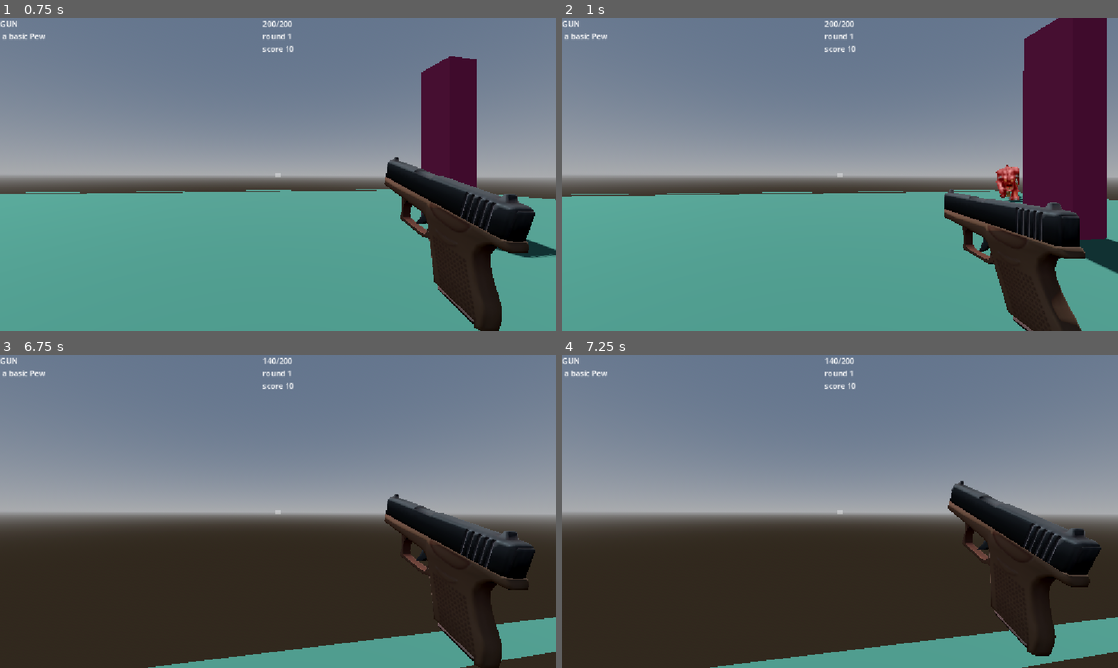
Above: before the commit, frames 1-4 (two rows, left to right).
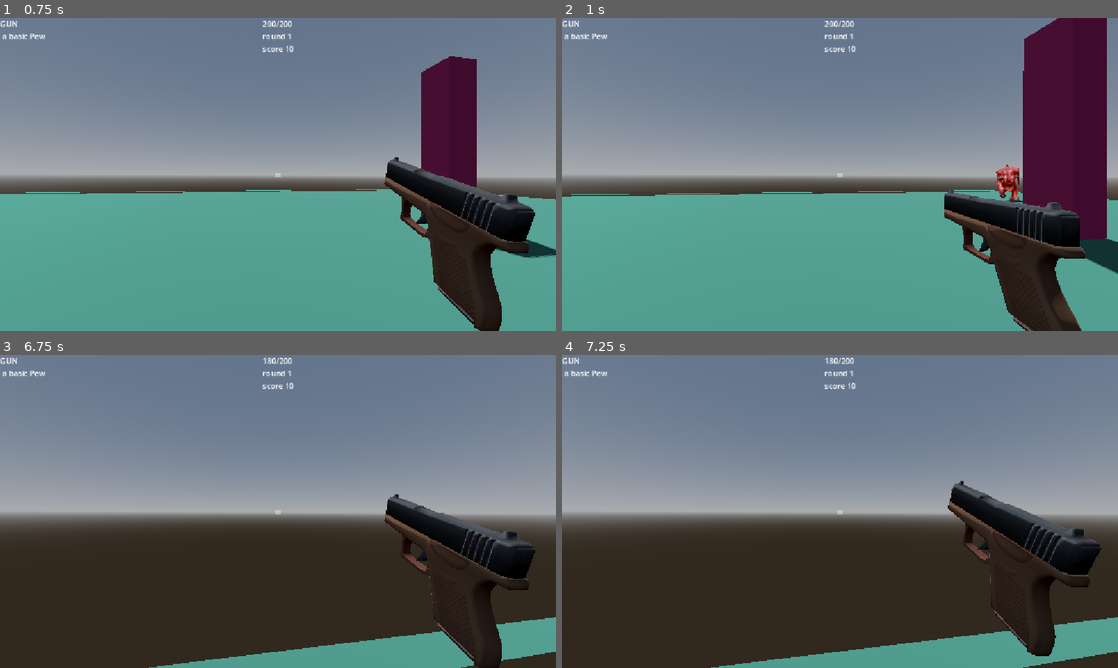
Above: after the commit, the same moments.

Repository: QusaiGDT/Doom-rougelike
Game: Godot game, scene res://Scenes/test.tscn
Same seed, same stepped clock (60 frames per second), same inputs: the game is played once before the commit and once after it.
Inputs (mouse positions are in pixels of both pictures, inside the frame that each line leads up to):
- Up to frame 1 (0.75 s): tap Enter (ui_accept) at 0.5 s; move the mouse to (305, 174) at 0.52 s; press the mouse at (305, 174) at 0.53 s; hold W (up) from 0.53 s (still down)
- Up to frame 2 (1 s): keep holding W (up); tap Enter (ui_accept) at 0.77 s
- Up to frame 3 (6.75 s): move the mouse to (250, 511) at 1.27 s; release the mouse at (250, 511) at 1.28 s; tap E (interact) at 1.35, 3.6, 5.85 s; tap Enter (ui_accept) at 1.52, 3.02, 3.5, 3.77, 4.52, 5, 6.02 s; click (250, 511) at 1.55 s; move the mouse to (289, 505) at 2.02 s; press the mouse at (289, 505) at 2.03 s; move the mouse to (272, 517) at 2.77 s; release the mouse at (272, 517) at 2.78 s; click (272, 517) at 2.85 s; move the mouse to (316, 514) at 3.52 s; press the mouse at (316, 514) at 3.53 s; move the mouse to (233, 508) at 4.27 s; release the mouse at (233, 508) at 4.28 s; click (233, 508) at 4.35 s; move the mouse to (283, 511) at 5.02 s; press the mouse at (283, 511) at 5.03 s; move the mouse to (255, 505) at 5.77 s; release W (up) at 5.78 s; release the mouse at (255, 505) at 5.78 s; hold D (right) 5.78-6.53 s; click (255, 505) at 6.05 s; move the mouse to (305, 511) at 6.52 s; press the mouse at (305, 511) at 6.53 s; hold W (up) from 6.53 s (still down)
- Up to frame 4 (7.25 s): keep holding W (up); tap Enter (ui_accept) at 6.77 s

Frame 1 is identical in both runs. In frame 2, less than 0.1% of the frame differs, in the area x 79-83%, y 47-59%; in frame 3, less than 0.1%; in frame 4, less than 0.1%.

Commit message:
added axe and some more assets

Diff:
--- a/doom-rougelike/AutoLoad.gd
+++ b/doom-rougelike/AutoLoad.gd
@@ -3,14 +3,15 @@
 const IMP = preload("uid://cokrj0yjmgi7g")
 const PINKY = preload("res://Characters/pinky/Pinky.tscn")
 const LARGE_PINKY = preload("uid://brf2ymcp64p76")
-var enemies := {IMP : 1, PINKY : 3,LARGE_PINKY : 8}
+var enemies := {IMP : 3, PINKY : 8,LARGE_PINKY : 14}
 
 
 const GUN = preload("uid://b2bivfao7due4")
 const UZI = preload("res://Weapons/Uzi/Uzi.tscn")
 const SHOTGUN = preload("uid://dvg1ejake8eeb")
+const AXE = preload("uid://c63onh6v6jdcl")
 var guns := {UZI : 2,GUN : 1,
-SHOTGUN : 3,}
+SHOTGUN : 3,AXE:3,}
 
 const BASIC_DAMAGE = preload("res://effects/basic damage.tscn")
 const BASIC_FIRE_RATE = preload("res://effects/basic FireRate.tscn")
--- /dev/null
+++ b/doom-rougelike/Weapons/Axe/Axe.tscn
@@ -0,0 +1,79 @@
+[gd_scene format=3 uid="uid://c63onh6v6jdcl"]
+
+[ext_resource type="PackedScene" uid="uid://bypwlblx7uho5" path="res://assets/Weapons/axe_A.gltf" id="1_5370k"]
+[ext_resource type="Script" uid="uid://din2qugu4er85" path="res://Weapons/Axe/axe.gd" id="1_y8ten"]
+
+[sub_resource type="Animation" id="Animation_emf3m"]
+length = 0.001
+tracks/0/type = "value"
+tracks/0/imported = false
+tracks/0/enabled = true
+tracks/0/path = NodePath("axe_A2:position")
+tracks/0/interp = 1
+tracks/0/loop_wrap = true
+tracks/0/keys = {
+"times": PackedFloat32Array(0),
+"transitions": PackedFloat32Array(1),
+"update": 0,
+"values": [Vector3(0.405, -0.605, -0.69)]
+}
+tracks/1/type = "value"
+tracks/1/imported = false
+tracks/1/enabled = true
+tracks/1/path = NodePath("axe_A2:rotation")
+tracks/1/interp = 1
+tracks/1/loop_wrap = true
+tracks/1/keys = {
+"times": PackedFloat32Array(0),
+"transitions": PackedFloat32Array(1),
+"update": 0,
+"values": [Vector3(0, -1.2391838, 0)]
+}
+
+[sub_resource type="Animation" id="Animation_y8ten"]
+resource_name = "Shoot"
+length = 0.5
+tracks/0/type = "value"
+tracks/0/imported = false
+tracks/0/enabled = true
+tracks/0/path = NodePath("axe_A2:position")
+tracks/0/interp = 1
+tracks/0/loop_wrap = true
+tracks/0/keys = {
+"times": PackedFloat32Array(0, 0.2, 0.36666667, 0.5),
+"transitions": PackedFloat32Array(1, 3.1383367, 1.0717717, 1),
+"update": 0,
+"values": [Vector3(0.405, -0.605, -0.69), Vector3(0.405, -0.605, -0.69), Vector3(-1.195, -0.605, -0.69), Vector3(0.405, -0.605, -0.69)]
+}
+tracks/1/type = "value"
+tracks/1/imported = false
+tracks/1/enabled = true
+tracks/1/path = NodePath("axe_A2:rotation")
+tracks/1/interp = 1
+tracks/1/loop_wrap = true
+tracks/1/keys = {
+"times": PackedFloat32Array(0, 0.2, 0.36666667, 0.5),
+"transitions": PackedFloat32Array(1, 3.1383367, 1.0717717, 1),
+"update": 0,
+"values": [Vector3(0, -1.2391838, 0), Vector3(-0.80285144, -0.4886922, 0), Vector3(-0.80285144, 1.6057029, 0), Vector3(0, -1.2391838, 0)]
+}
+
+[sub_resource type="AnimationLibrary" id="AnimationLibrary_emf3m"]
+_data = {
+&"RESET": SubResource("Animation_emf3m"),
+&"Shoot": SubResource("Animation_y8ten")
+}
+
+[node name="Axe" type="Node3D" unique_id=665872422]
+script = ExtResource("1_y8ten")
+description = "Applies Bleed damage"
+
+[node name="axe_A2" parent="." unique_id=1385847251 instance=ExtResource("1_5370k")]
+transform = Transform3D(0.25719884, 0, -0.7469597, 0, 0.79, 0, 0.7469597, 0, 0.25719884, 0.405, -0.605, -0.69)
+
+[node name="AnimationPlayer" type="AnimationPlayer" parent="." unique_id=176489962]
+libraries/ = SubResource("AnimationLibrary_emf3m")
+
+[node name="RayCast3D" type="RayCast3D" parent="." unique_id=886799505]
+target_position = Vector3(0, 0, -5)
+collision_mask = 7
--- /dev/null
+++ b/doom-rougelike/Weapons/Axe/axe.gd
@@ -0,0 +1,32 @@
+extends WeaponBase
+
+const BLEED = preload("uid://demoifar2uko8")
+
+@onready var ray_cast_3d: RayCast3D = $RayCast3D
+
+var _base_bleed_mod: DOTEffect
+
+func _ready() -> void:
+	_base_bleed_mod = BLEED.instantiate() as DOTEffect
+	_base_bleed_mod.damage_per_tick = 20
+	if _base_bleed_mod:
+		add_child(_base_bleed_mod)
+
+func _shoot() -> void:
+	if ray_cast_3d.is_colliding():
+		var target = ray_cast_3d.get_collider()
+		if target and target.is_in_group("damagable"):
+			target.damage(calculate_shot_damage())
+
+
+			if is_instance_valid(_base_bleed_mod):
+				_base_bleed_mod.apply_dot(target)
+
+
+			for mod in active_mods:
+				if is_instance_valid(mod) and mod is DOTEffect:
+					mod.apply_dot(target)
+
+	var anim_length: float = $AnimationPlayer.get_animation("Shoot").length
+	var speed: float = anim_length / get_fire_rate()
+	$AnimationPlayer.play("Shoot", -1, speed)
--- a/doom-rougelike/Weapons/Shotgun/Shotgun.gd
+++ b/doom-rougelike/Weapons/Shotgun/Shotgun.gd
@@ -8,6 +8,10 @@
 			if ray_cast_3d.get_collider().is_in_group("damagable"):
 				ray_cast_3d.get_collider().damage(calculate_shot_damage())
 
+				for mod in active_mods:
+					if is_instance_valid(mod) and mod is DOTEffect:
+						mod.apply_dot(ray_cast_3d.get_collider())
+
 	var anim_length: float = $AnimationPlayer.get_animation("shoot").length
 	var speed: float = anim_length / get_fire_rate()
 	$AnimationPlayer.play("shoot", -1, speed)
Not shown, added: doom-rougelike/Weapons/Axe/axe.gd.uid
Binary file added: doom-rougelike/assets/Weapons/arrow_A.bin
Not shown, added: doom-rougelike/assets/Weapons/arrow_A.gltf
Not shown, added: doom-rougelike/assets/Weapons/arrow_A.gltf.import
Binary file added: doom-rougelike/assets/Weapons/arrow_B.bin
Not shown, added: doom-rougelike/assets/Weapons/arrow_B.gltf
Not shown, added: doom-rougelike/assets/Weapons/arrow_B.gltf.import
Binary file added: doom-rougelike/assets/Weapons/axe_A.bin
Not shown, added: doom-rougelike/assets/Weapons/axe_A.gltf
Not shown, added: doom-rougelike/assets/Weapons/axe_A.gltf.import
Binary file added: doom-rougelike/assets/Weapons/axe_B.bin
Not shown, added: doom-rougelike/assets/Weapons/axe_B.gltf
(and 84 more such lines)
